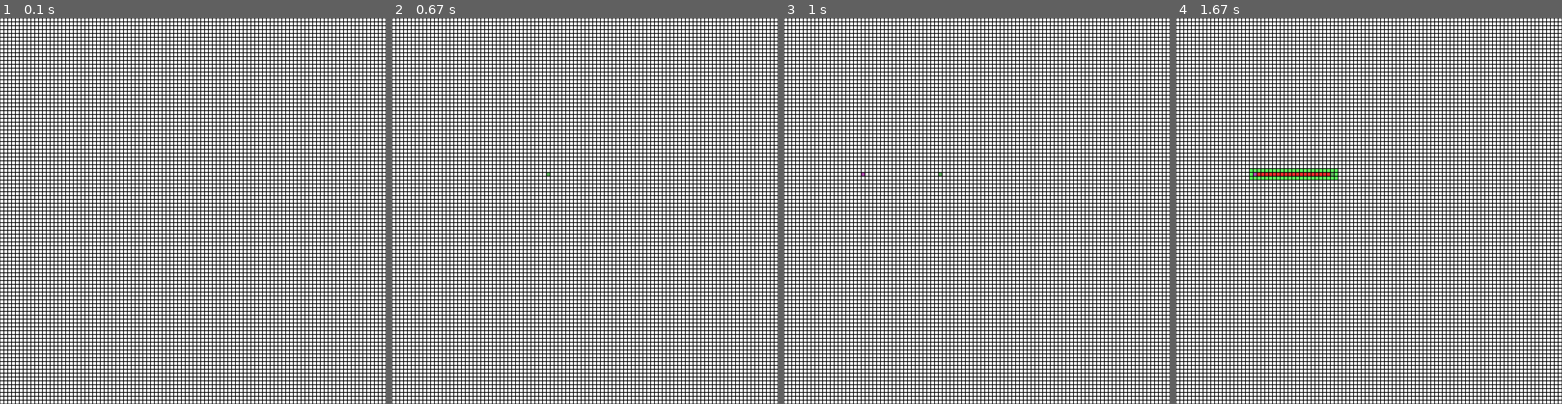
Above: before the commit, frames 1-4 (left to right).
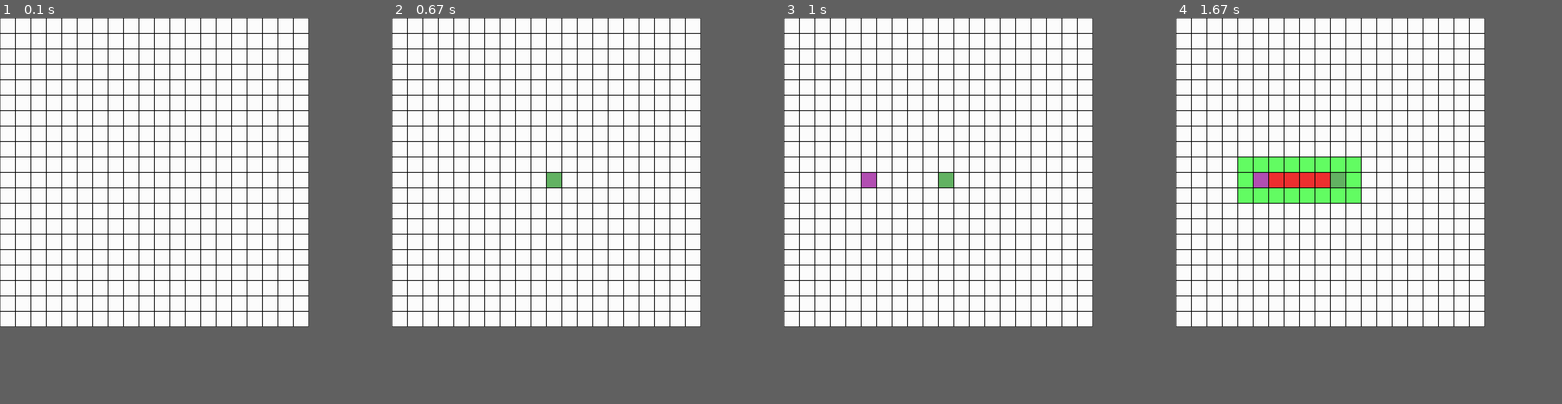
Above: after the commit, the same moments.

Repository: NatYoungren/pygame_pathfinding
Game: pygame game, started from visualize_grid.py
Two runs of this game, one before a commit and one after it. Both use one fixed random seed, a clock stepped at 60 frames per second and the inputs below.
Inputs (mouse positions are in pixels of both pictures, inside the frame that each line leads up to):
- Up to frame 1 (0.1 s): no input
- Up to frame 2 (0.67 s): click (546, 172) at 0.38 s
- Up to frame 3 (1 s): click (865, 176) at 0.72 s
- Up to frame 4 (1.67 s): tap Space at 1 s
In our replay, the window is 900x900 before the commit and 720x720 after it. These sizes can differ from the game's own. Grey fills any space a smaller window leaves; there, only what the larger window draws over its background counts as a difference.

The runs differ from the first frame. In frame 1, 33% of the frame differs, in the area x 0-100%, y 0-100%; in frame 2, 33%; in frame 3, 33%; in frame 4, 35%.

Commit message:
tweaking values

Diff:
--- a/visualize_grid.py
+++ b/visualize_grid.py
@@ -6,10 +6,10 @@
 MANUAL_CONTROL = False
 AUTO_STEPS_PER_SECOND = 1000
 
-SCREEN_W, SCREEN_H = 1000, 1000
+SCREEN_W, SCREEN_H = 800, 800
 
 BORDER_PX = 1
-GRID_W, GRID_H = 100, 100
+GRID_W, GRID_H = 20, 20
 
 BG_COLOR = (0, 0, 0) # Black
 CELL_COLORS = (255, 255, 255), (255, 255, 255)
@@ -28,7 +28,7 @@
 CELL_W, CELL_H = SCREEN_W / GRID_W, SCREEN_H / GRID_H
 
 
-COST_GRID = np.full((GRID_W, GRID_H), fill_value=DEFAULT_COST, dtype=np.uint8)
+COST_GRID = np.full((GRID_W, GRID_H), fill_value=DEFAULT_COST, dtype=int)
 
 # Heuristic distance from each tile to the end, (can be precomputed, but not necessary)
 H_GRID = np.full((GRID_W, GRID_H), fill_value=np.inf, dtype=np.float32)
